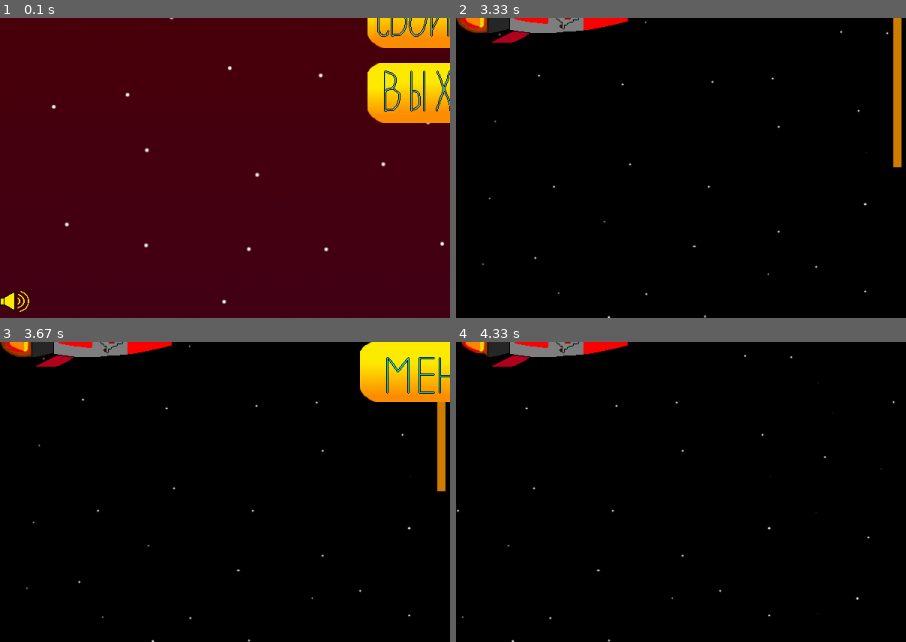
Above: before the commit, frames 1-4 (two rows, left to right).
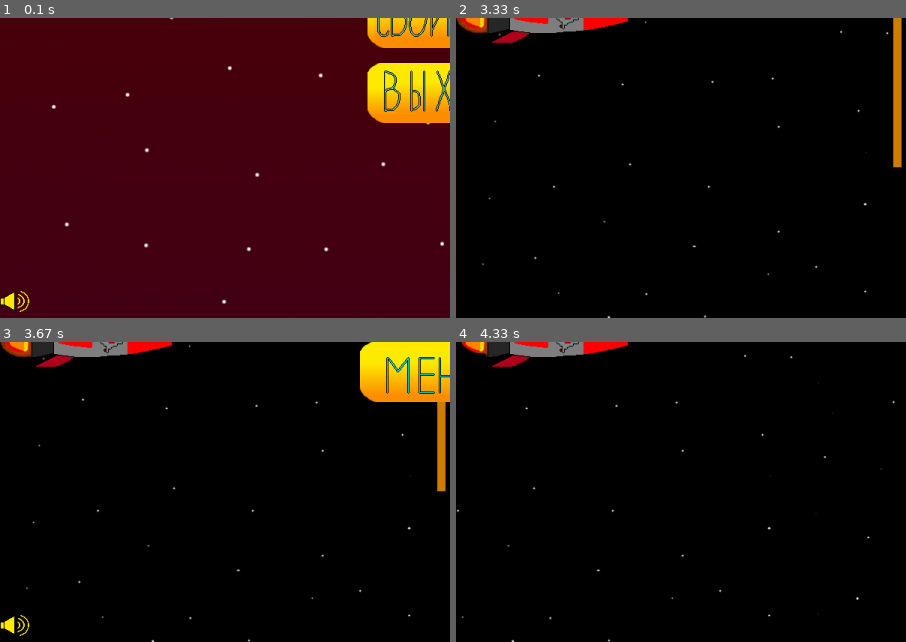
Above: after the commit, the same moments.

Repository: PismerovKir/YandexPygameProject
Game: pygame game, started from Тест прога.py
Same seed, same stepped clock (60 frames per second), same inputs: the game is played once before the commit and once after it.
Inputs (mouse positions are % of the whole screen's width and height, from its top left):
- Up to frame 1 (0.1 s): no input
- Up to frame 2 (3.33 s): click (50, 38) at 0.38 s
- Up to frame 3 (3.67 s): hold Esc from 3.35 s (still down); hold Left from 3.35 s (still down)
- Up to frame 4 (4.33 s): release Esc at 3.93 s; release Left at 3.93 s; click (49, 42) at 4.02 s; hold Left from 4.3 s (still down)
The pictures show only the part of the screen within x 0-50%, y 50-100%; the shares and areas given below are measured in that part.

Frames 1-2 are identical in both runs. In frame 3, 0.2% of the frame differs, in the area x 0-7%, y 91-98%; in frame 4, nothing differs.

Commit message:
Музыка в бою, ее выключение в паузе

Diff:
--- a/Тест прога.py
+++ b/Тест прога.py
@@ -333,11 +333,14 @@
 
 
 def PauseGame():
+    global  MUSIC
     MusicPlayer.pause()
     backgr = screen.copy()
     runningPause = True
     ContinueButton = Button('Continue', 480, 300)
     MenuButton = Button('Menu', 480, 400)
+
+    musicButton = Button('MusicOn', 0, HEIGHT - 40)
     butts = pygame.sprite.Group()
     butts.add(ContinueButton)
     butts.add(MenuButton)
@@ -348,160 +351,6 @@
 
         screen.fill(BLACK)
         screen.blit(backgr, (0, 0))
-
-        butts.draw(screen)
-
-        ShowCursor()
-        pygame.display.flip()
-
-        for event in pygame.event.get():
-            if event.type == pygame.QUIT:
-                runningPause = False
-                return True
-            if event.type == pygame.KEYDOWN:
-                if pygame.key.get_pressed()[pygame.K_ESCAPE]:
-                    MusicPlayer.unpause()
-                    return
-            if event.type == pygame.MOUSEBUTTONDOWN and event.button == 1:
-                if ContinueButton.rect.collidepoint(event.pos):
-                    MusicPlayer.unpause()
-                    return
-
-
-            if event.type == pygame.MOUSEBUTTONDOWN and event.button == 1:
-                if MenuButton.rect.collidepoint(event.pos):
-                    pygame.mixer.music.unpause()
-                    for elem in all_sprites:
-                        elem.kill()
-                    if StartGame():
-                        return True
-
-
-
-
-
-
-
-
-
-def EndGame():
-    MusicPlayer.stop()
-
-    global SCORE, PREV_BEST
-    font = pygame.font.Font(None, 50)
-    newBest = font.render(f"", True, (255, 216, 0))
-    money = font.render(f"Монет получено: ", True, (255, 216, 0))
-    current = font.render(f"Счет: {SCORE}", True, (255, 216, 0))
-
-    if SCORE > PREV_BEST:
-        # PREV_BEST = SCORE TODO СНЯТЬ этот коммент
-        newBest = font.render(f"Новый рекорд: {SCORE}!", True, (255, 216, 0))
-        current = font.render(f"", True, (255, 216, 0))
-
-
-
-    EndBackground = screen.copy()
-    runningEndGame = True
-
-    butts = pygame.sprite.Group()
-
-    MenuButton = Button('Menu', 480, 500)
-    MenuButton.rect.x = 600 - MenuButton.rect.width//2
-    butts.add(MenuButton)
-    AgainButton = Button('Replay', 480, 400)
-    AgainButton.rect.x = 600 - AgainButton.rect.width // 2
-    butts.add(AgainButton)
-
-    while runningEndGame:
-        clock.tick(FPS)
-        screen.fill(BLACK)
-
-        screen.blit(EndBackground, (0, 0))
-
-        screen.blit(newBest, (600 - newBest.get_width()//2, 300))
-        screen.blit(current, (600 - current.get_width()//2, 300))
-        screen.blit(money, (600 - money.get_width() // 2, 350))
-
-
-        butts.draw(screen)
-
-
-        ShowCursor()
-        pygame.display.flip()
-
-
-
-        for event in pygame.event.get():
-            if event.type == pygame.QUIT:
-                return True
-            if pygame.key.get_pressed()[pygame.K_ESCAPE]:
-                if StartGame():
-                    return True
-            if event.type == pygame.MOUSEBUTTONDOWN and event.button == 1:
-                if MenuButton.rect.collidepoint(event.pos):
-                    if StartGame():
-                        return True
-            if event.type == pygame.MOUSEBUTTONDOWN and event.button == 1:
-                if AgainButton.rect.collidepoint(event.pos):
-                    if Game():
-                        return True
-
-
-
-
-
-Startbackground = load_image('StartMenuFon.png')
-Startbackground2 = load_image('StartMenuFon.png')
-
-Startbackground_rect = Startbackground.get_rect()
-Startbackground_rect2 = Startbackground.get_rect()
-Startbackground_rect2.x = 1500
-
-
-def ShowStartBackground():
-    Startbackground_rect.x -= 1
-    Startbackground_rect2.x -= 1
-
-    screen.blit(Startbackground, Startbackground_rect)
-    screen.blit(Startbackground2, Startbackground_rect2)
-
-    if Startbackground_rect.right == 0:
-        Startbackground_rect.x = 1500
-
-    if Startbackground_rect2.right == 0:
-        Startbackground_rect2.x = 1500
-
-
-def StartGame():
-
-    global MUSIC
-
-    start_sprites = pygame.sprite.Group()
-    MusicPlayer.load('data/music_fon.mp3')
-
-    if not MusicPlayer.get_busy():
-        MusicPlayer.play(-1)
-
-    PlayButton = Button('Play', 490, 260)
-    UpgradeButton = Button('Upgrade', 490, 360)
-    ExitButton = Button('Exit', 490, 460)
-
-    musicButton = Button('MusicOn', 0, HEIGHT - 40)
-
-
-    start_sprites.add(PlayButton)
-    start_sprites.add(UpgradeButton)
-    start_sprites.add(ExitButton)
-
-    font = pygame.font.Font(None, 50)
-    text = font.render(f"BEST : {PREV_BEST}", True, (255, 216, 0))
-
-    coin = load_image('Coin.png')
-
-    runningStartGame = True
-
-    while runningStartGame:
-        clock.tick(FPS)
 
         if MUSIC:
             musicButton.kill()
@@ -512,43 +361,34 @@
             musicButton.kill()
             musicButton = Button('MusicOn', 0, HEIGHT - 40)
             MusicPlayer.stop()
-
-        start_sprites.add(musicButton)
-
-
-        screen.fill(BLACK)
-
-        ShowStartBackground()
-
-        showmoney = font.render(f" : {MONEY}", True, (255, 216, 0))
-        screen.blit(showmoney, (WIDTH - showmoney.get_width() - 5, 0))
-        screen.blit(text, (0, 0))
-
-        screen.blit(coin, (WIDTH - showmoney.get_width() - 50, 0))
-
-
-        start_sprites.draw(screen)
+        butts.add(musicButton)
+
+        butts.draw(screen)
 
         ShowCursor()
         pygame.display.flip()
 
-
-
         for event in pygame.event.get():
             if event.type == pygame.QUIT:
+                runningPause = False
                 return True
-            if event.type == pygame.MOUSEBUTTONDOWN and event.button == 1:
-                if PlayButton.rect.collidepoint(event.pos):
-                    MusicPlayer.stop()
-                    if Game():
+            if event.type == pygame.KEYDOWN:
+                if pygame.key.get_pressed()[pygame.K_ESCAPE]:
+                    MusicPlayer.unpause()
+                    return
+            if event.type == pygame.MOUSEBUTTONDOWN and event.button == 1:
+                if ContinueButton.rect.collidepoint(event.pos):
+                    MusicPlayer.unpause()
+                    return
+
+
+            if event.type == pygame.MOUSEBUTTONDOWN and event.button == 1:
+                if MenuButton.rect.collidepoint(event.pos):
+                    pygame.mixer.music.unpause()
+                    for elem in all_sprites:
+                        elem.kill()
+                    if StartGame():
                         return True
-            if event.type == pygame.MOUSEBUTTONDOWN and event.button == 1:
-                if UpgradeButton.rect.collidepoint(event.pos):
-                    if UpgradeGame():
-                        return True
-            if event.type == pygame.MOUSEBUTTONDOWN and event.button == 1:
-                if ExitButton.rect.collidepoint(event.pos):
-                    return True
             if event.type == pygame.MOUSEBUTTONDOWN and event.button == 1:
                 if musicButton.rect.collidepoint(event.pos):
                     if MUSIC:
@@ -559,6 +399,186 @@
 
 
 
+
+
+
+
+
+def EndGame():
+    MusicPlayer.stop()
+
+    global SCORE, PREV_BEST
+    font = pygame.font.Font(None, 50)
+    newBest = font.render(f"", True, (255, 216, 0))
+    money = font.render(f"Монет получено: ", True, (255, 216, 0))
+    current = font.render(f"Счет: {SCORE}", True, (255, 216, 0))
+
+    if SCORE > PREV_BEST:
+        # PREV_BEST = SCORE TODO СНЯТЬ этот коммент
+        newBest = font.render(f"Новый рекорд: {SCORE}!", True, (255, 216, 0))
+        current = font.render(f"", True, (255, 216, 0))
+
+
+
+    EndBackground = screen.copy()
+    runningEndGame = True
+
+    butts = pygame.sprite.Group()
+
+    MenuButton = Button('Menu', 480, 500)
+    MenuButton.rect.x = 600 - MenuButton.rect.width//2
+    butts.add(MenuButton)
+    AgainButton = Button('Replay', 480, 400)
+    AgainButton.rect.x = 600 - AgainButton.rect.width // 2
+    butts.add(AgainButton)
+
+    while runningEndGame:
+        clock.tick(FPS)
+        screen.fill(BLACK)
+
+        screen.blit(EndBackground, (0, 0))
+
+        screen.blit(newBest, (600 - newBest.get_width()//2, 300))
+        screen.blit(current, (600 - current.get_width()//2, 300))
+        screen.blit(money, (600 - money.get_width() // 2, 350))
+
+
+        butts.draw(screen)
+
+
+        ShowCursor()
+        pygame.display.flip()
+
+
+
+        for event in pygame.event.get():
+            if event.type == pygame.QUIT:
+                return True
+            if pygame.key.get_pressed()[pygame.K_ESCAPE]:
+                if StartGame():
+                    return True
+            if event.type == pygame.MOUSEBUTTONDOWN and event.button == 1:
+                if MenuButton.rect.collidepoint(event.pos):
+                    if StartGame():
+                        return True
+            if event.type == pygame.MOUSEBUTTONDOWN and event.button == 1:
+                if AgainButton.rect.collidepoint(event.pos):
+                    if Game():
+                        return True
+
+
+
+
+
+Startbackground = load_image('StartMenuFon.png')
+Startbackground2 = load_image('StartMenuFon.png')
+
+Startbackground_rect = Startbackground.get_rect()
+Startbackground_rect2 = Startbackground.get_rect()
+Startbackground_rect2.x = 1500
+
+
+def ShowStartBackground():
+    Startbackground_rect.x -= 1
+    Startbackground_rect2.x -= 1
+
+    screen.blit(Startbackground, Startbackground_rect)
+    screen.blit(Startbackground2, Startbackground_rect2)
+
+    if Startbackground_rect.right == 0:
+        Startbackground_rect.x = 1500
+
+    if Startbackground_rect2.right == 0:
+        Startbackground_rect2.x = 1500
+
+
+def StartGame():
+
+    global MUSIC
+
+    start_sprites = pygame.sprite.Group()
+    MusicPlayer.load('data/music_fon.mp3')
+
+    if not MusicPlayer.get_busy():
+        MusicPlayer.play(-1)
+
+    PlayButton = Button('Play', 490, 260)
+    UpgradeButton = Button('Upgrade', 490, 360)
+    ExitButton = Button('Exit', 490, 460)
+
+    musicButton = Button('MusicOn', 0, HEIGHT - 40)
+
+
+    start_sprites.add(PlayButton)
+    start_sprites.add(UpgradeButton)
+    start_sprites.add(ExitButton)
+
+    font = pygame.font.Font(None, 50)
+    text = font.render(f"BEST : {PREV_BEST}", True, (255, 216, 0))
+
+    coin = load_image('Coin.png')
+
+    runningStartGame = True
+
+    while runningStartGame:
+        clock.tick(FPS)
+
+        if MUSIC:
+            musicButton.kill()
+            musicButton = Button('MusicOff', 0, HEIGHT - 40)
+            if not MusicPlayer.get_busy():
+                MusicPlayer.play(-1)
+        else:
+            musicButton.kill()
+            musicButton = Button('MusicOn', 0, HEIGHT - 40)
+            MusicPlayer.stop()
+
+        start_sprites.add(musicButton)
+
+
+        screen.fill(BLACK)
+
+        ShowStartBackground()
+
+        showmoney = font.render(f" : {MONEY}", True, (255, 216, 0))
+        screen.blit(showmoney, (WIDTH - showmoney.get_width() - 5, 0))
+        screen.blit(text, (0, 0))
+
+        screen.blit(coin, (WIDTH - showmoney.get_width() - 50, 0))
+
+
+        start_sprites.draw(screen)
+
+        ShowCursor()
+        pygame.display.flip()
+
+
+
+        for event in pygame.event.get():
+            if event.type == pygame.QUIT:
+                return True
+            if event.type == pygame.MOUSEBUTTONDOWN and event.button == 1:
+                if PlayButton.rect.collidepoint(event.pos):
+                    MusicPlayer.stop()
+                    if Game():
+                        return True
+            if event.type == pygame.MOUSEBUTTONDOWN and event.button == 1:
+                if UpgradeButton.rect.collidepoint(event.pos):
+                    if UpgradeGame():
+                        return True
+            if event.type == pygame.MOUSEBUTTONDOWN and event.button == 1:
+                if ExitButton.rect.collidepoint(event.pos):
+                    return True
+            if event.type == pygame.MOUSEBUTTONDOWN and event.button == 1:
+                if musicButton.rect.collidepoint(event.pos):
+                    if MUSIC:
+                        MUSIC = False
+                    else:
+                        MUSIC = True
+
+
+
+
 def UpgradeGame():
 
     global MONEY, LEVEL_SPD, LEVEL_DUR, LEVEL_DMG
@@ -680,7 +700,7 @@
 
 def Game():
 
-    global SCORE, spaceship
+    global SCORE, spaceship, MUSIC
     SCORE = 0
     runningGame = True
 
@@ -732,7 +752,10 @@
     go.play()
 
     MusicPlayer.load('data/music_fight.mp3')
-    MusicPlayer.play(-1)
+
+    if MUSIC:
+        MusicPlayer.play(-1)
+
 
 
     while runningGame:
